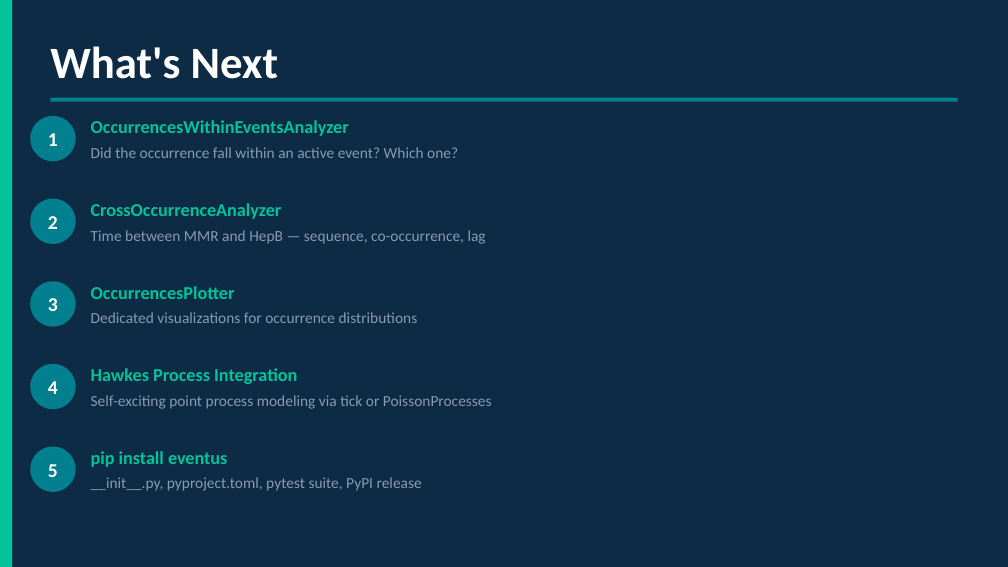
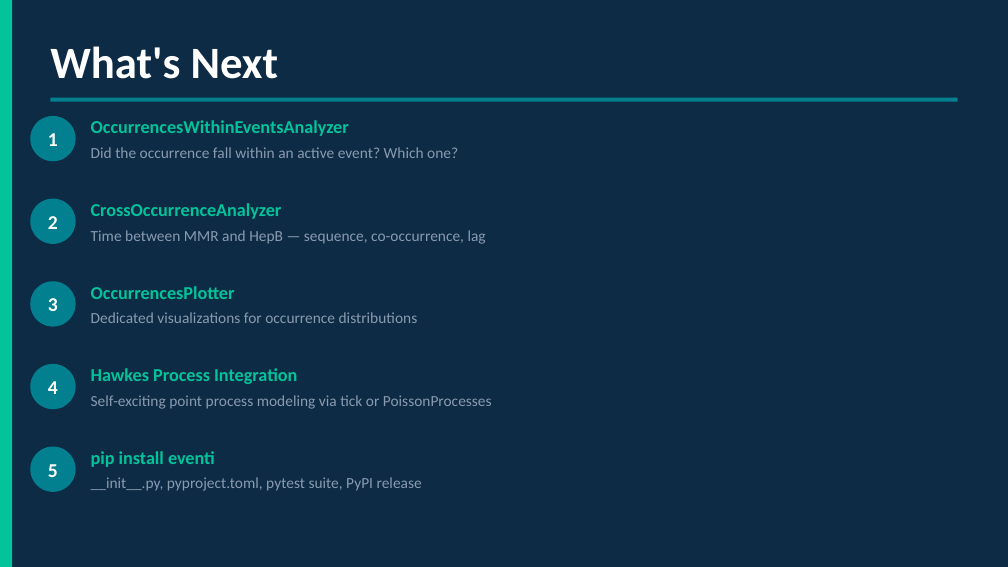
Before and after one commit to djarenas/eventus, a slide deck: slide 17 of eventus_architecture.pptx (slide 11 before the commit). Drawn at 1008x567 pixels with LibreOffice and Linux fonts; fonts in the diff are those of the drawing. Boxes give left, top, right and bottom in pixels: in the first picture for what was removed or moved away, otherwise in the second. Text is boxed around its words. In the diff, an @@ line names an element or a change of style, - is before the commit and + after.

```diff
--- a/eventus_architecture.pptx
+++ b/eventus_architecture.pptx
@@ text at (x1=91, y1=451, x2=215, y2=467): text changed @@
-pip install eventus
+pip install eventi
```
Also in this commit, not shown: 6 other slides changed, 6 slides added.
